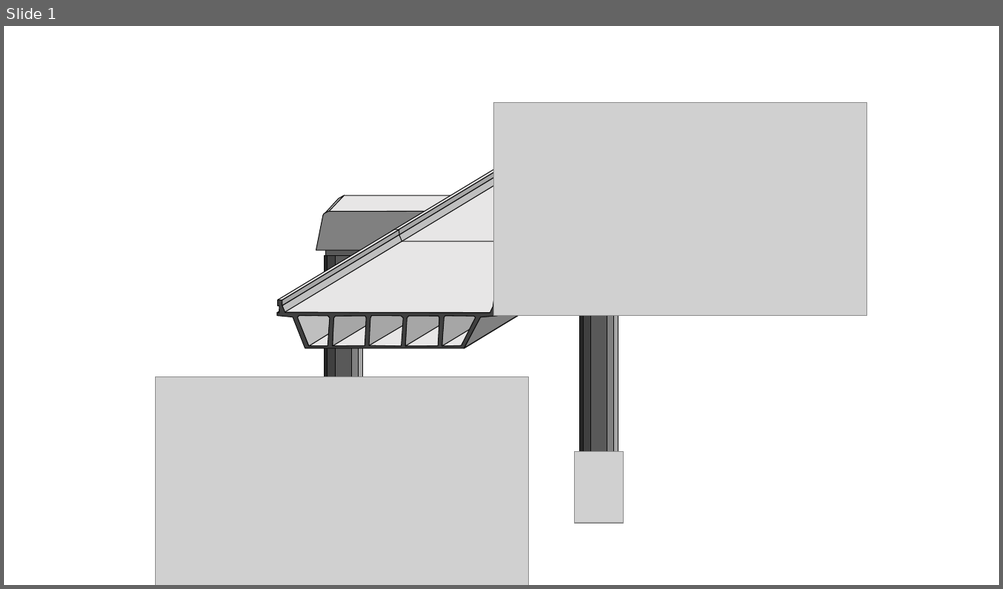
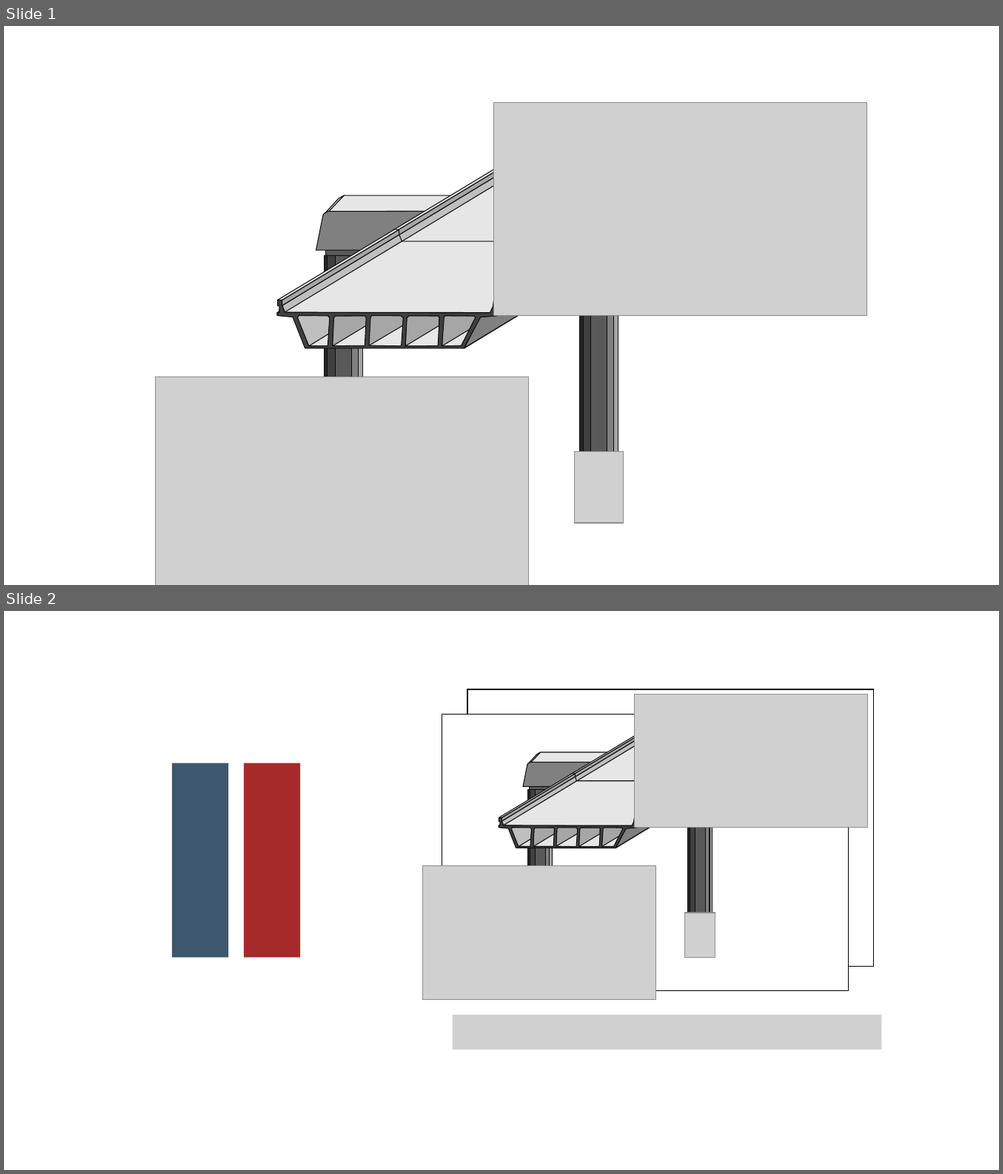
Before and after one commit to chrystalchern/mdof, a slide deck: docs/_static/images/logos/logos.pptx. Shown one above the other, each under a label of ours: slide 1 before the commit, slides 1 and 2 after it. The pictures are 1003x589 and 1003x1174 pixels, drawn with LibreOffice and Linux fonts; fonts in the diff are those of the drawing; grey boxes stand for pictures. Boxes give left, top, right and bottom in pixels: in the first picture for what was removed or moved away, otherwise in the second. Text is boxed around its words. In the diff, an @@ line names an element or a change of style, - is before the commit and + after.

```diff
--- a/docs/_static/images/logos/logos.pptx
+++ b/docs/_static/images/logos/logos.pptx
@@ slide 2 added at [4, 611, 999, 1170], background #FFFFFF @@
@@ rectangle added at [467, 689, 874, 966], fill #FFFFFF, outline #000000 1 pt @@
@@ group added at [423, 694, 868, 999]: 26 freeform shapes, 11 rectangles, 3 pictures, 2 lines @@
@@ rectangle added at [442, 714, 848, 991], fill #FFFFFF, outline #000000 1 pt @@
@@ rectangle added at [172, 763, 228, 958], fill #3D576E @@
@@ rectangle added at [244, 763, 300, 958], fill #A72A2A @@
@@ picture added at [452, 1015, 882, 1050] @@
```
Also in this commit, not shown: 1 other slide added, 15 other files.
